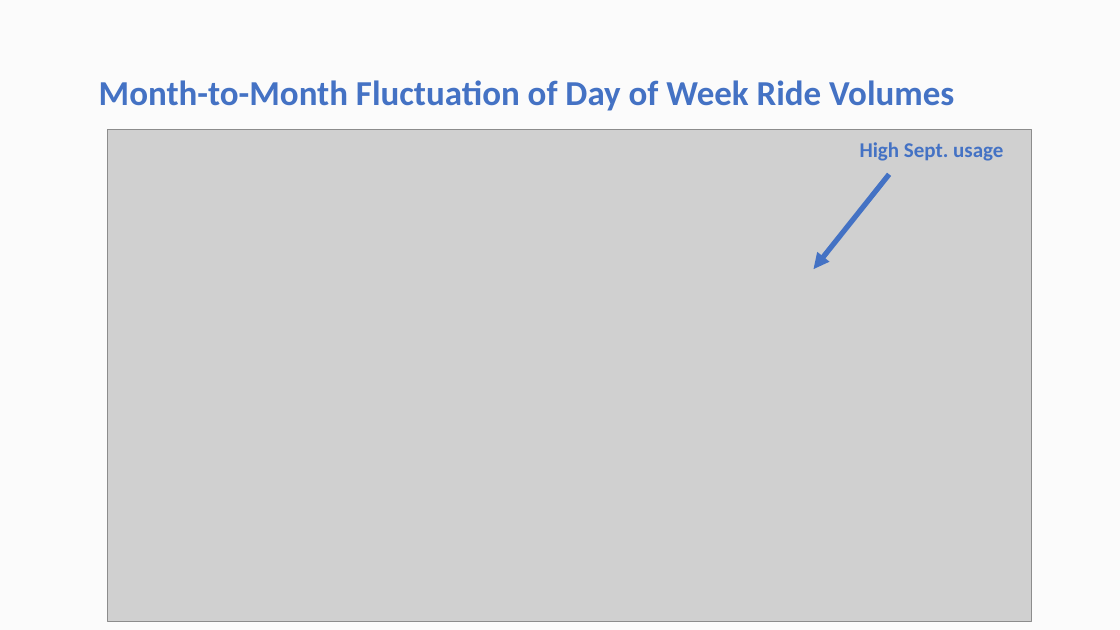
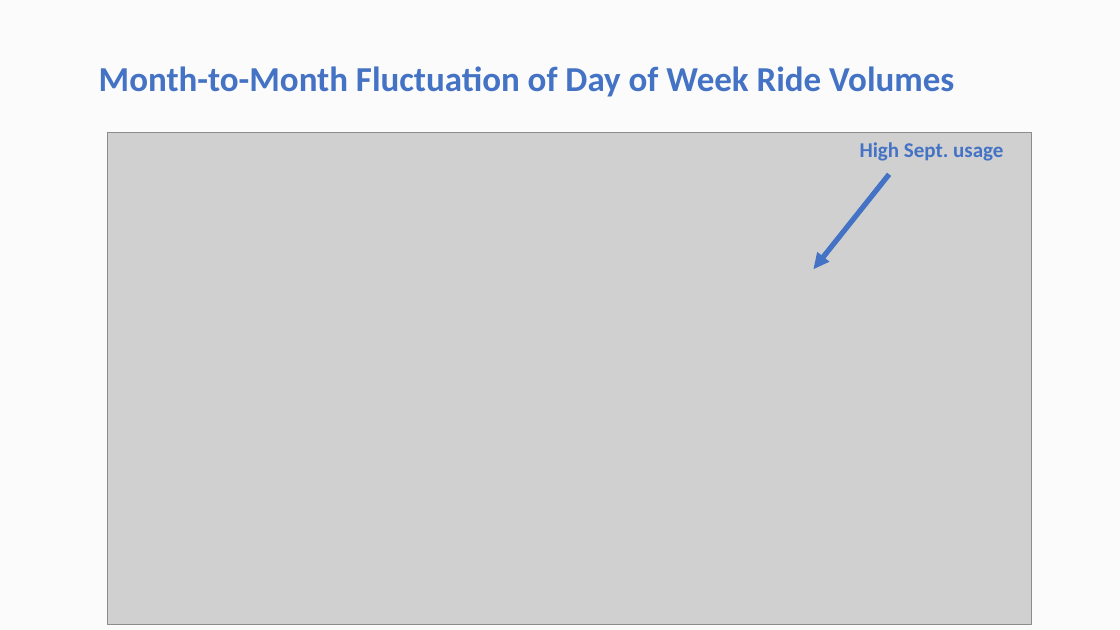
Before and after one commit to ContextLab/storytelling-with-data, a slide deck: slide 17 of data-stories/uber-nyc/UBER Presentation.pptx (slide 11 before the commit). Drawn at 1120x630 pixels with LibreOffice and Linux fonts; fonts in the diff are those of the drawing; grey boxes stand for pictures. Boxes give left, top, right and bottom in pixels: in the first picture for what was removed or moved away, otherwise in the second. Text is boxed around its words. In the diff, an @@ line names an element or a change of style, - is before the commit and + after.

```diff
--- a/data-stories/uber-nyc/UBER Presentation.pptx
+++ b/data-stories/uber-nyc/UBER Presentation.pptx
@@ title "Month-to-Month Fluctuation of Day of ...": place and size @@
-title "Month-to-Month Fluctuation of Day of ..." at (99, 80, 954, 111)
+title "Month-to-Month Fluctuation of Day of ..." at (99, 66, 954, 97)
@@ picture: place and size @@
-picture at (108, 129, 1032, 622)
+picture at (108, 133, 1032, 625)
```
Also in this commit, not shown: 3 other slides changed, 2 slides added, 1 slide removed, 2 other files.
